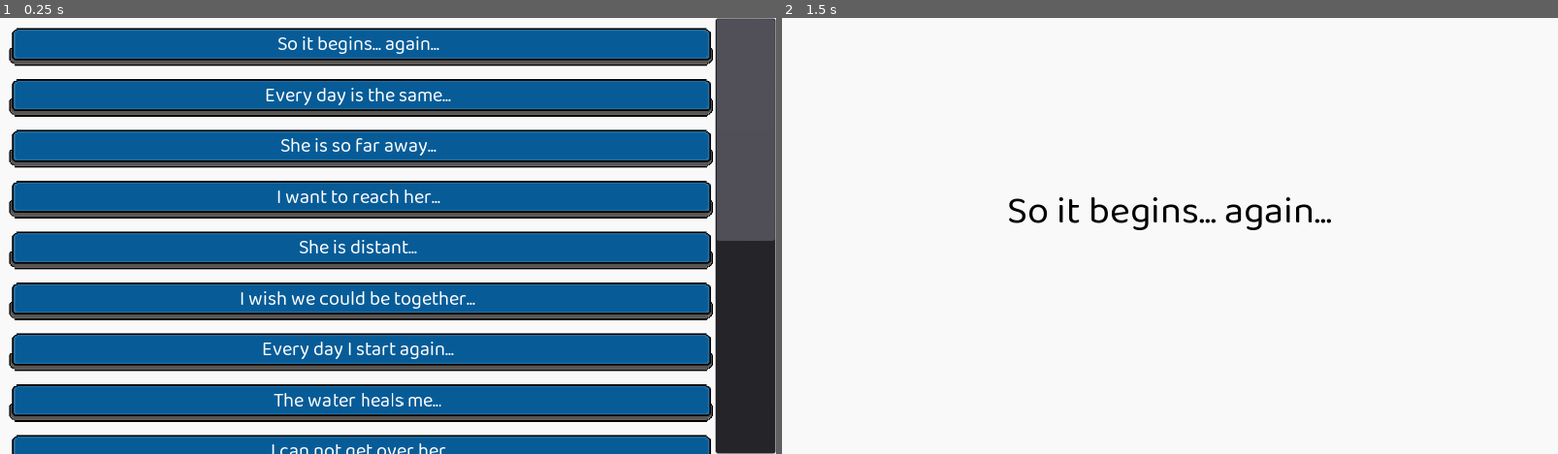
Above: before the commit, frames 1-2 (left to right).
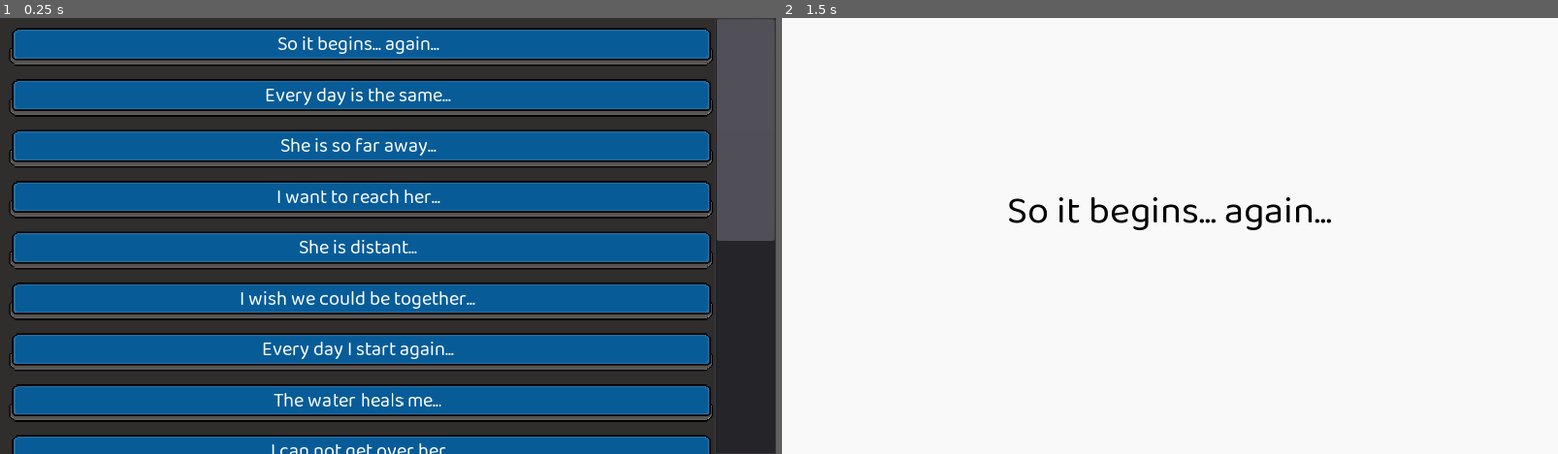
Above: after the commit, the same moments.

Repository: meburns/midas
Game: Godot game, scene res://src/levels/LevelSelector.tscn
Same seed, same stepped clock (60 frames per second), same inputs: the game is played once before the commit and once after it. This scene is started directly instead of the project's main scene.
Inputs:
- Up to frame 1 (0.25 s): no input
- Up to frame 2 (1.5 s): click "So it begins... again..." at 0.5 s; tap Enter (ui_accept) at 1.25 s; hold Right (move_right) from 1.28 s (still down); tap R (refresh) at 1.35 s

The runs differ from the first frame. In frame 1, 27% of the frame differs, in the area x 0-100%, y 0-100%; in frame 2, nothing differs.

Commit message:
Add background color to level select

Diff:
--- a/src/levels/LevelSelector.tscn
+++ b/src/levels/LevelSelector.tscn
@@ -7,6 +7,14 @@
 __meta__ = {
 "_edit_horizontal_guides_": [ 702.0 ],
 "_edit_vertical_guides_": [ 1279.87 ]
+}
+
+[node name="ColorRect" type="ColorRect" parent="."]
+margin_right = 1280.0
+margin_bottom = 720.0
+color = Color( 0.192157, 0.184314, 0.180392, 1 )
+__meta__ = {
+"_edit_use_anchors_": false
 }
 
 [node name="ScrollContainer" type="ScrollContainer" parent="."]
